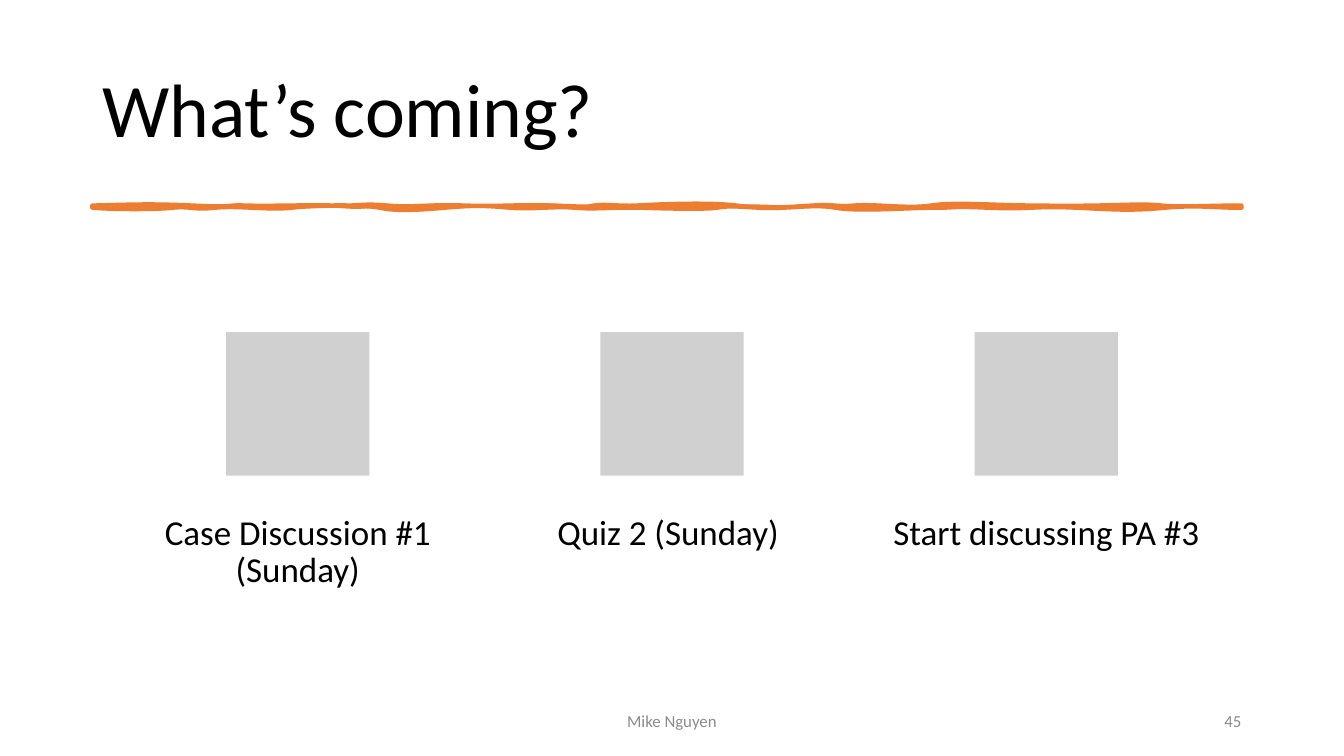
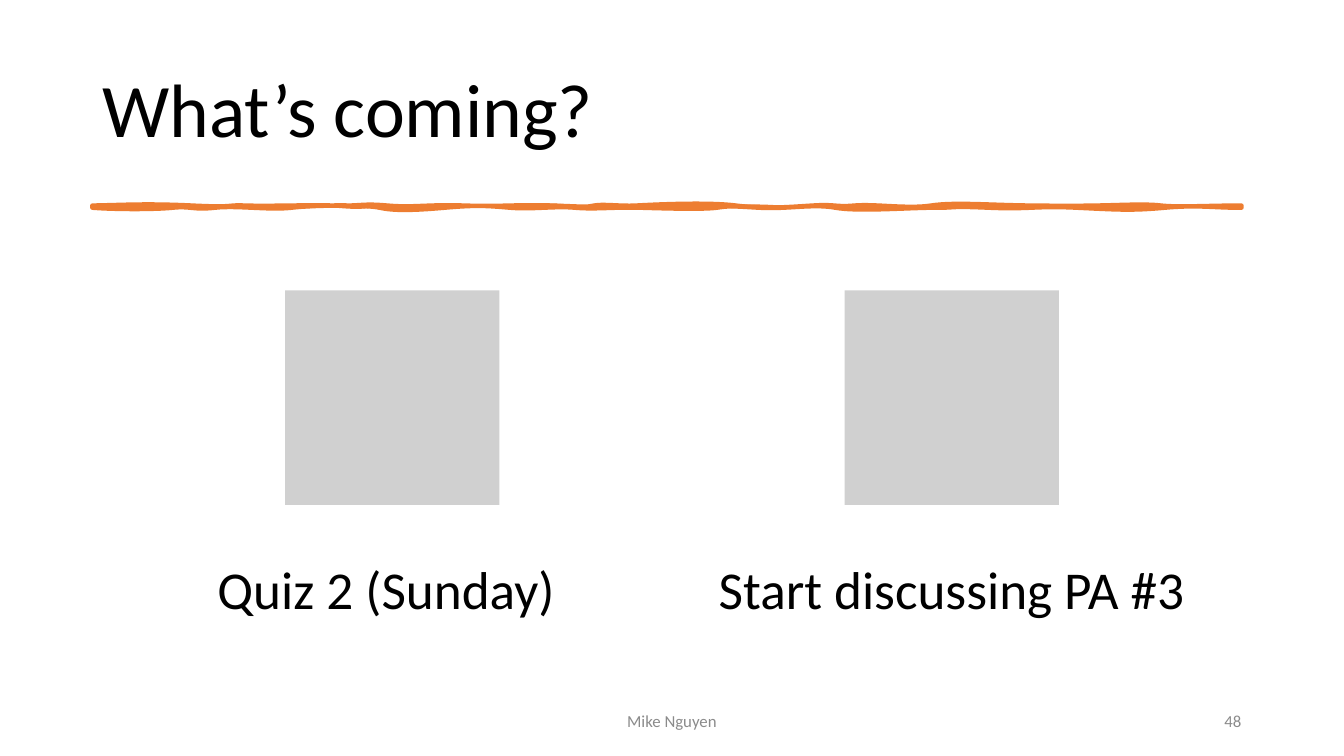
Before and after one commit to mikenguyen13/mar4050_S23_1, a slide deck: slide 48 of lectures/2/1_Research Design.pptx (slide 45 before the commit). Drawn at 1344x756 pixels with LibreOffice and Linux fonts; fonts in the diff are those of the drawing; grey boxes stand for pictures. Boxes give left, top, right and bottom in pixels: in the first picture for what was removed or moved away, otherwise in the second. Text is boxed around its words. In the diff, an @@ line names an element or a change of style, - is before the commit and + after.

```diff
--- a/lectures/2/1_Research Design.pptx
+++ b/lectures/2/1_Research Design.pptx
@@ picture added at [285,290,500,505] @@
@@ picture: place and size @@
-picture at [601,333,744,476]
+picture at [845,290,1060,505]
@@ picture removed at [226,333,369,476] @@
@@ picture removed at [975,333,1118,476] @@
@@ text removed at [165,521,431,588] @@
-Case Discussion #1 (Sunday)
@@ text "Quiz 2 (Sunday)" at [217,570,554,618]: size 25 to 38 pt; line spacing 0.9 to 1; more space between paragraphs @@
@@ text "Quiz 2 (Sunday)": place and size @@
-text "Quiz 2 (Sunday)" at [557,519,778,551]
+text "Quiz 2 (Sunday)" at [217,570,554,618]
@@ text "Start discussing PA #3": place and size @@
-text "Start discussing PA #3" at [893,520,1199,551]
+text "Start discussing PA #3" at [719,572,1184,618]
@@ text "Start discussing PA #3" at [719,572,1184,618]: size 25 to 38 pt; line spacing 0.9 to 1; more space between paragraphs @@
@@ page number at [1224,715,1241,727]: text changed @@
-45
+48
```
Also in this commit, not shown: 4 other slides changed, 3 slides added, 2 other files.
